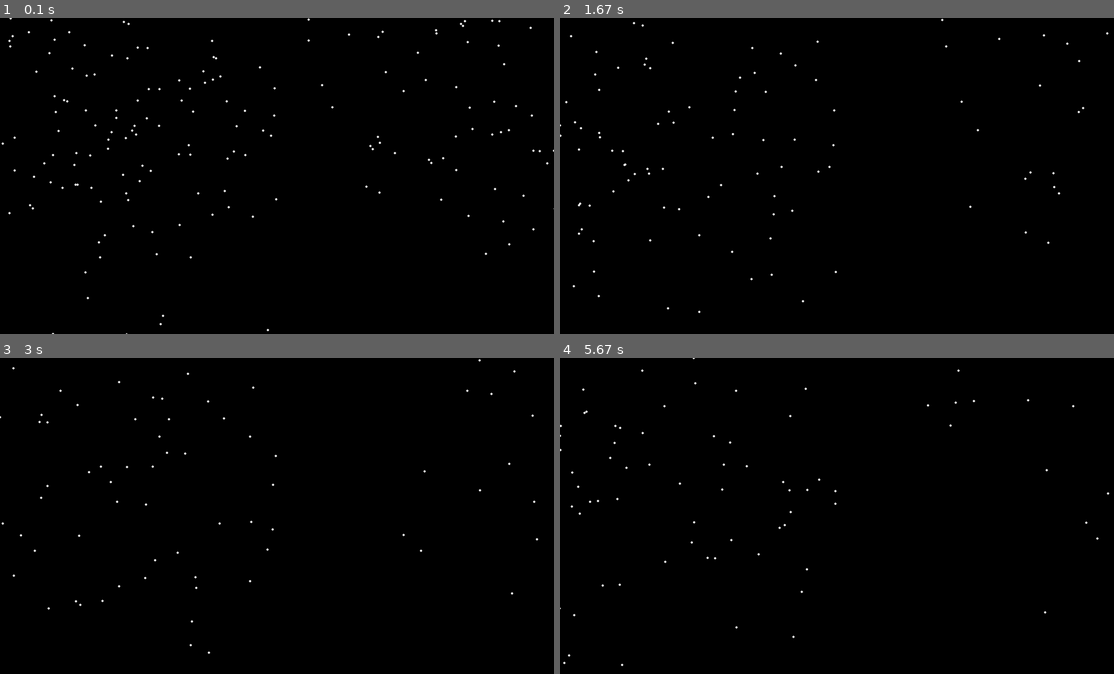
Above: before the commit, frames 1-4 (two rows, left to right).
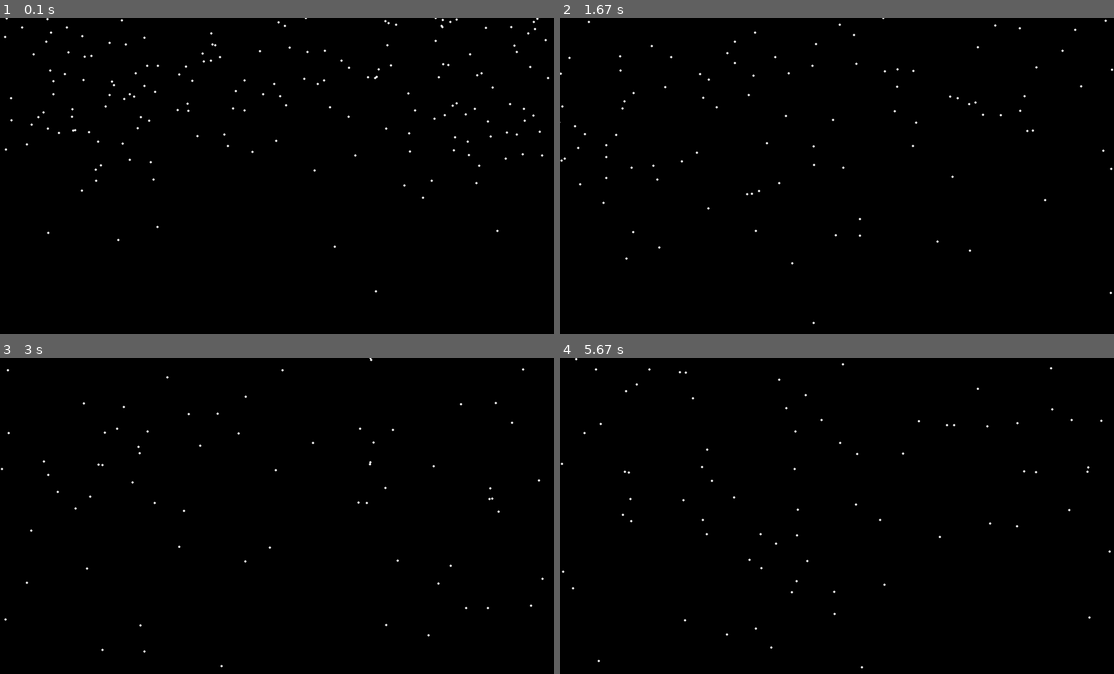
Above: after the commit, the same moments.

Repository: Guillotine189/pygame
Game: pygame game, started from stars/main.py
The game is run twice, just before and just after one commit, with the same random seed, the same clock (stepped at 60 frames per second) and the same inputs.
Inputs:
- Up to frame 1 (0.1 s): no input
- Up to frame 2 (1.67 s): no input
- Up to frame 3 (3 s): no input
- Up to frame 4 (5.67 s): no input

The runs differ from the first frame. In frame 1, 1.1% of the frame differs, in the area x 0-100%, y 0-100%; in frame 2, 0.6%; in frame 3, 0.4%; in frame 4, 0.5%.

Commit message:
bad code but works

Diff:
--- a/stars/main.py
+++ b/stars/main.py
@@ -8,31 +8,34 @@
 screen = pygame.display.set_mode((width, height))
 
 arr = []
-total_stars = 450
+total_stars = 350
 
 
 class Stars:
 
     def __init__(self):
         self.x = random.randint(0, width)
-        self.y = random.randint(0, height/2)
+        self.r = (self.x - width/2)
+        self.r = abs(self.r - width/2)
+        self.y = random.randint(0, int(height/3))
         self.z = random.uniform(0.1, 1)
         self.dx = self.x
         self.dy = self.y
 
     def move(self):
-        self.z -= 0.002    # SPEED
+        self.z -= 0.003    # SPEED
         if self.z <= 0 or self.x < 0 or self.x > width or self.y > height:
             self.x = random.randint(0, width)
-            self.y = random.randint(0, height/2)
+            self.y = random.randint(0, int(height/2))
             self.z = random.uniform(0.1, 1)
 
     def update(self):
         if self.x <= width/2:
+            pass
             self.dx = width/2 - self.x / self.z
             self.dy = self.y / self.z
         else:
-            self.dx = self.x/self.z
+            self.dx = self.r / self.z + width/2
             self.dy = self.y / self.z
 
     def draw(self):
